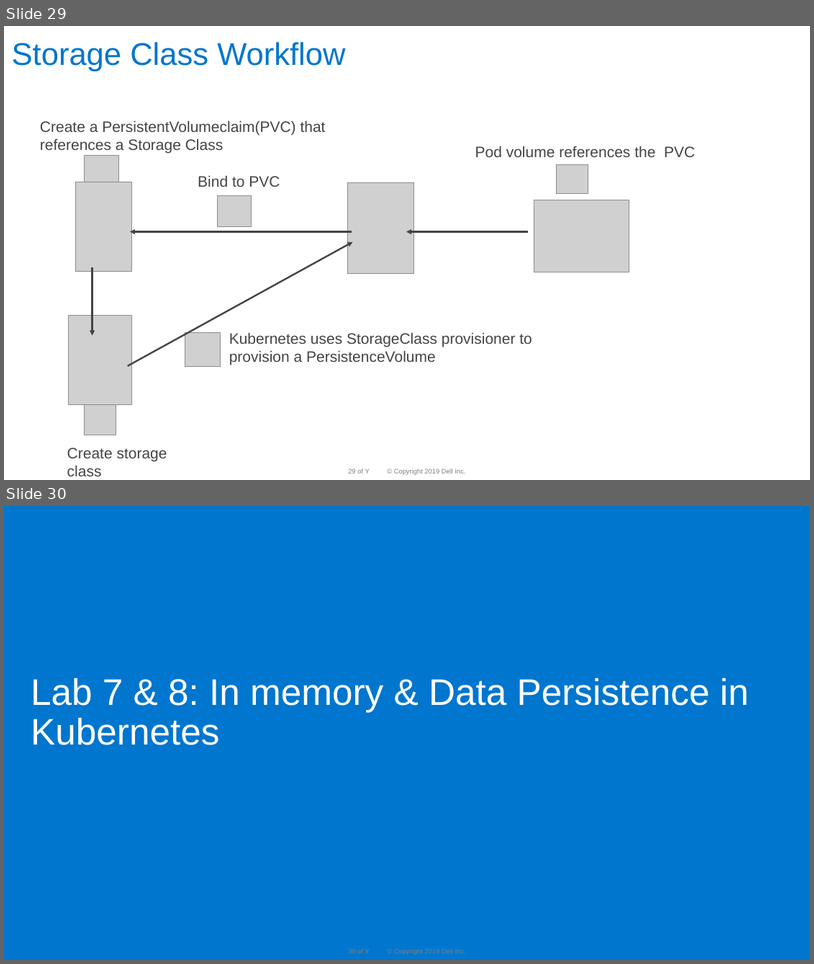
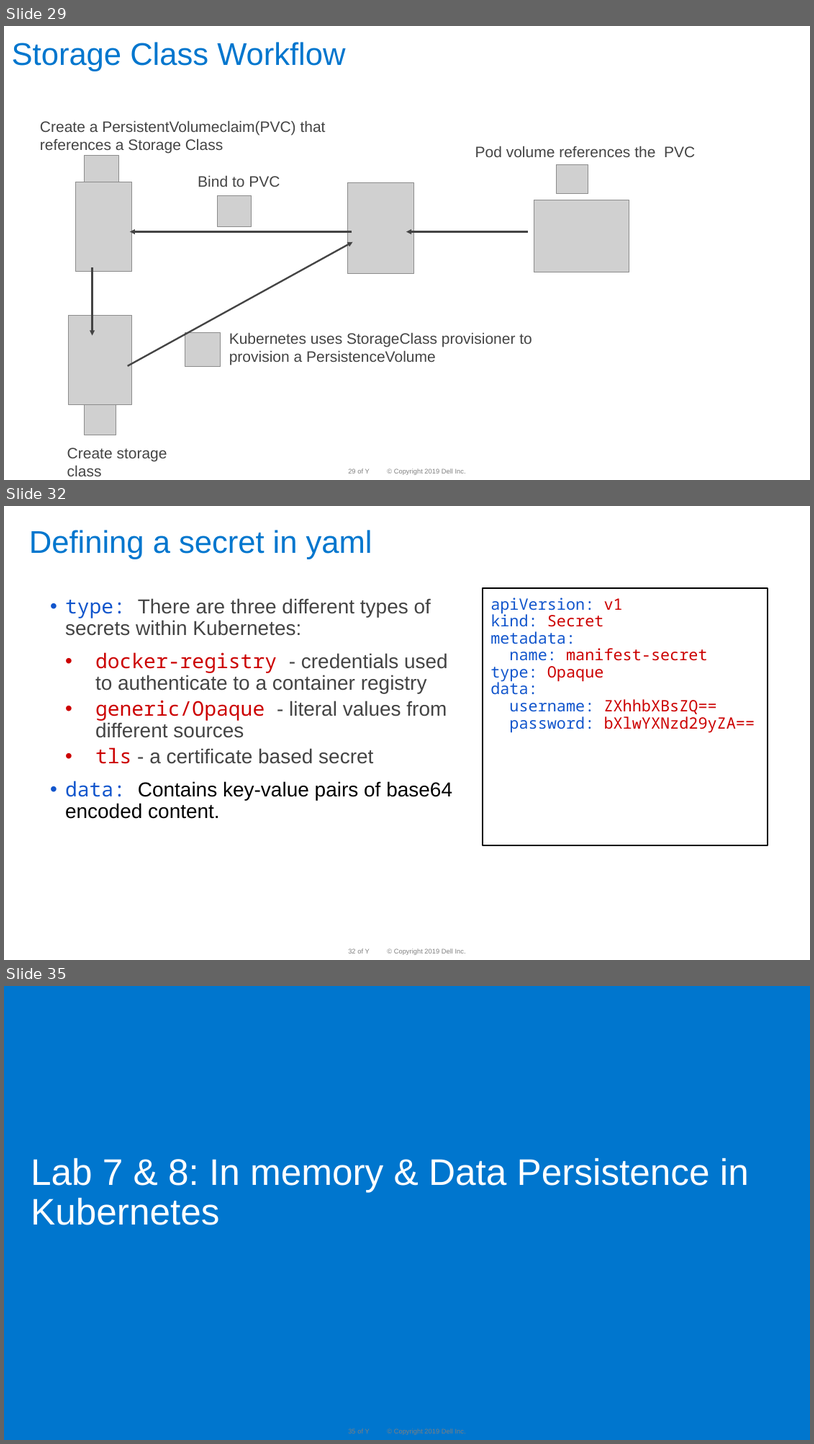
Before and after one commit to dteskubernetesworkshop/spring-boot-k8s-workshop, a slide deck: slides/k8 workshop deck-Day-2 -v 1.0D.pptx. Shown one above the other, each under a label of ours: slides 29 and 30 before the commit, slides 29, 32 and 35 after it; the slides between them are not shown. The pictures are 814x964 and 814x1444 pixels, drawn with LibreOffice and Linux fonts; fonts in the diff are those of the drawing; grey boxes stand for pictures; background and template pictures are left out. Boxes give left, top, right and bottom in pixels: in the first picture for what was removed or moved away, otherwise in the second. Text is boxed around its words. In the diff, an @@ line names an element or a change of style, - is before the commit and + after.

```diff
--- a/slides/k8 workshop deck-Day-2 -v 1.0D.pptx
+++ b/slides/k8 workshop deck-Day-2 -v 1.0D.pptx
@@ slide 32 added at box(4, 506, 810, 960), background #FFFFFF; not listed: 3 template elements that a slide beside it also shows @@
@@ title added at box(29, 530, 373, 559), 37.3 pt, text #0076CE @@
+Defining a secret in yaml
@@ rectangle added at box(483, 588, 768, 845), outline #000000 1.5 pt, 18.7 pt, text #1155CC @@
+apiVersion: v1
+kind: Secret
+metadata:
+name: manifest-secret
+type: Opaque
+data:
+username: ZXhhbXBsZQ==
+password: bXlwYXNzd29yZA==
@@ text added at box(65, 598, 453, 818), 24 pt, text #444444 @@
+• type: There are three different types of secrets within Kubernetes:
+  • docker-registry - credentials used to authenticate to a container registry
+  • generic/Opaque - literal values from different sources
+  • tls - a certificate based secret
+• data: Contains key-value pairs of base64 encoded content.
@@ what was slide 30 is now slide 35 @@
```
Also in this commit, not shown: 4 other slides added.
